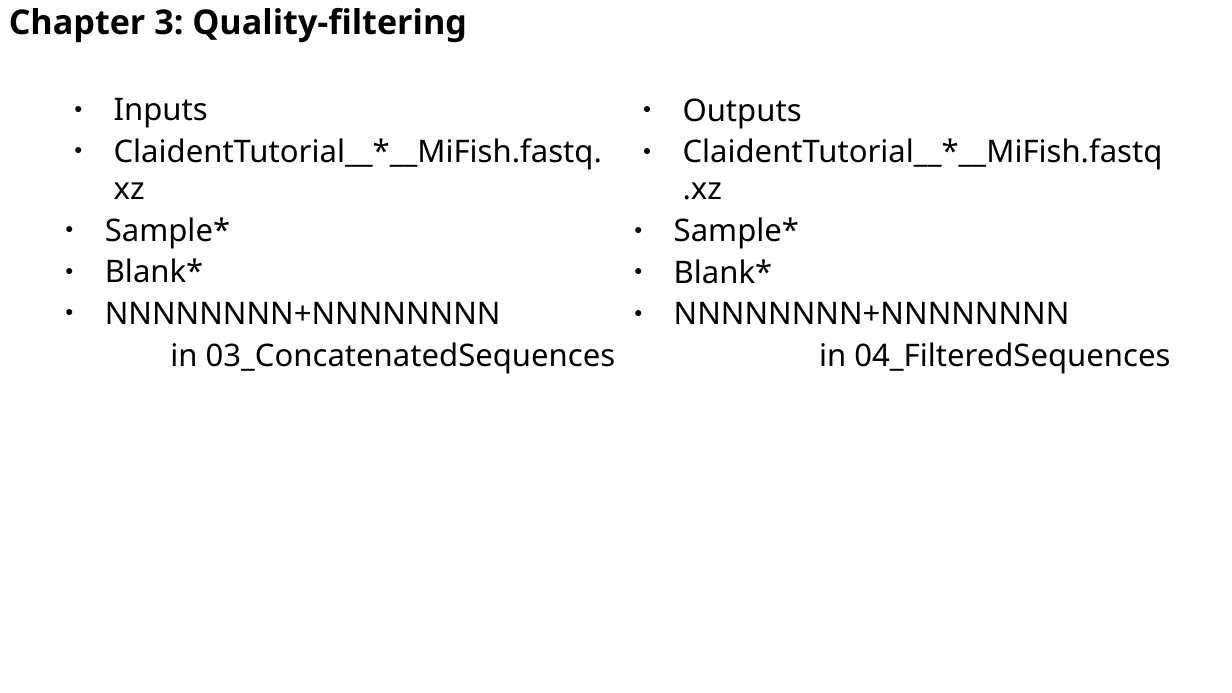
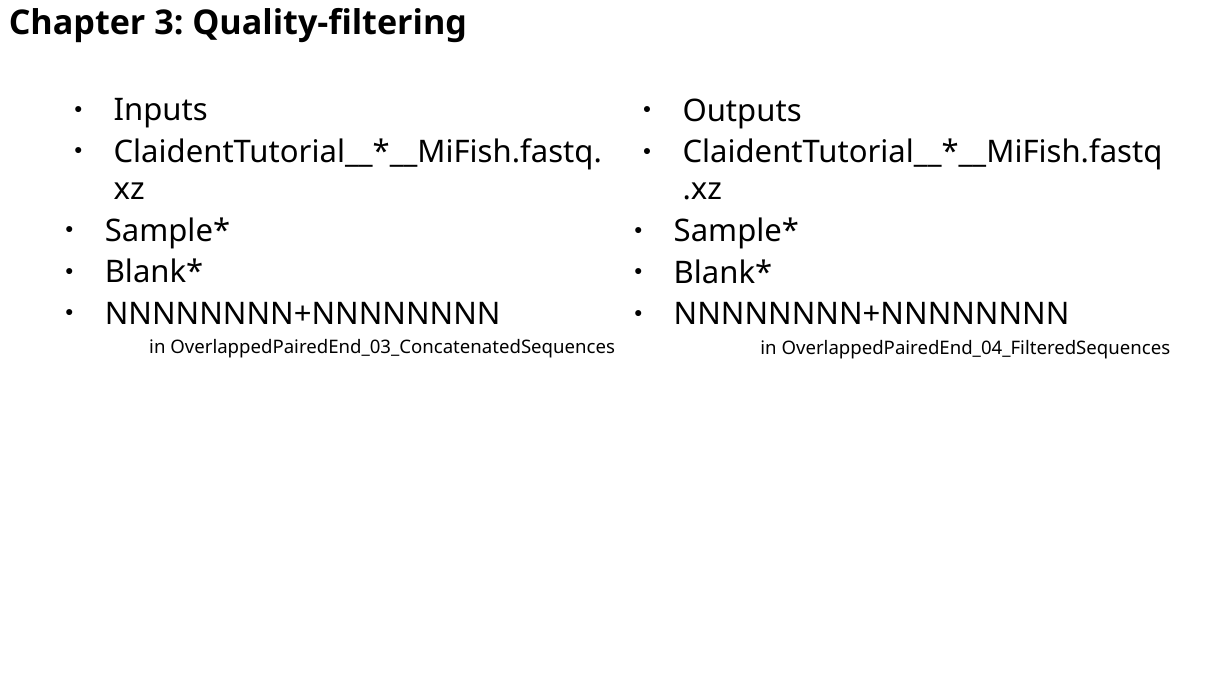
Before and after one commit to astanabe/ClaidentTutorial, a slide deck: slide 21 of AutumnSchool20201115.odp. Drawn at 1232x693 pixels with LibreOffice and Linux fonts; fonts in the diff are those of the drawing. Boxes give left, top, right and bottom in pixels: in the first picture for what was removed or moved away, otherwise in the second. Text is boxed around its words. In the diff, an @@ line names an element or a change of style, - is before the commit and + after.

```diff
--- a/AutumnSchool20201115.odp
+++ b/AutumnSchool20201115.odp
@@ text at (x1=149, y1=339, x2=615, y2=358): text changed; size 20 to 12 pt @@
-in 03_ConcatenatedSequences
+in OverlappedPairedEnd_03_ConcatenatedSequences
@@ text at (x1=760, y1=340, x2=1171, y2=359): text changed; size 20 to 12 pt @@
-in 04_FilteredSequences
+in OverlappedPairedEnd_04_FilteredSequences
```
Also in this commit, not shown: 18 other slides changed, 2 other files.
